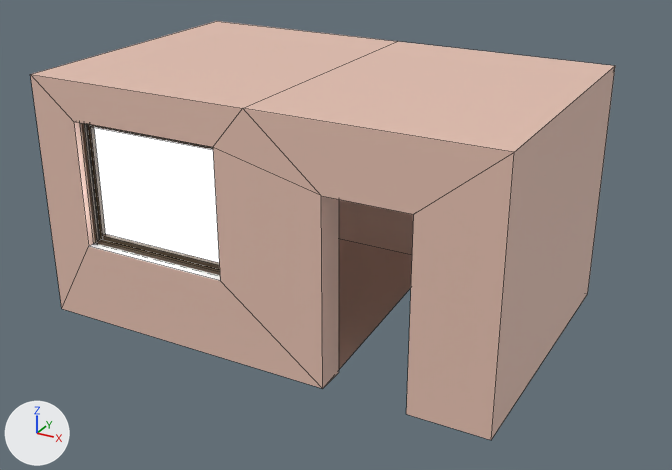
One commit to the FBX model Assets/Assets/Walls/Walls/Building_07_Door.fbx: the scene before it, then after it.
Rendered twice from a 50 mm lens placed at (8.04, -7.45, 5.47), pointed at (3.06, 1.61, 0.94). Arrows for +X, +Y and +Z are at lower left; the lights stay in place. Mesh edges are drawn as thin lines. Where no turn or scale is listed for an object, it has been applied to the vertices.

In view in the first picture: 'Building_07_Door'.
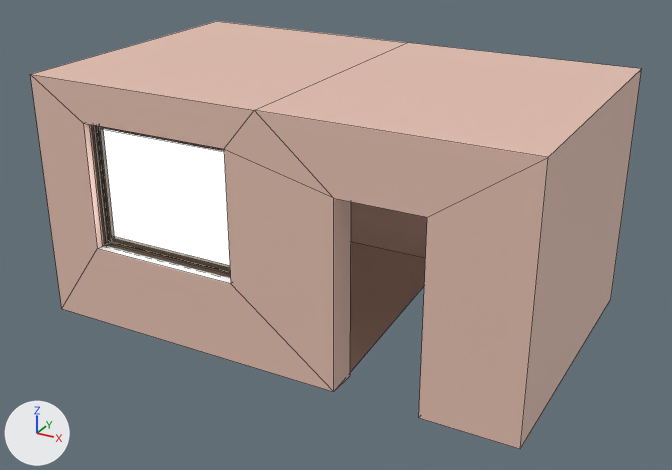
What the commit changed:
me_scene_005 is used by ob_building_07_door; location (0.0, 0.0, 0.0).
me_scene_005 had 440 vertices, 386 faces and spanned x 0.0..5.7, y 0.0..3.6, z -0.1..2.9.
me_scene_005 now has 440 vertices, 386 faces and spans x 0.0..6.0, y 0.0..3.6, z -0.1..2.9.
me_scene_005 part 1: the loose piece of 4 vertices spanning x 0.58..2.49, y 0.22, z 0.86..2.46 is moved by (0.14, 0.0, 0.0).
me_scene_005 part 2: the loose piece of 24 vertices spanning x 0.61..2.47, y 0.17..0.22, z 0.93..2.39 is moved by (0.14, 0.0, 0.0).
me_scene_005 part 3: the loose piece of 24 vertices spanning x 0.57..2.51, y 0.11..0.17, z 0.87..2.45 is moved by (0.14, 0.0, 0.0).
me_scene_005 part 4: 13 of the vertices in x 2.49..4.78, y 0.0..0.36, z -0.1..2.9 are moved by (0.14, 0.0, 0.0).
me_scene_005 part 5: 2 of the vertices in x 0.58, y 0.0..0.2, z 0.89 are moved by (0.14, 0.0, 0.0).
me_scene_005 part 6: 2 of the vertices in x 0.58, y 0.0..0.2, z 2.43 are moved by (0.14, 0.0, 0.0).
me_scene_005 part 7: 2 of the vertices in x 3.55..5.01, y 3.6, z -0.1 are moved by (0.14, 0.0, 0.0).
me_scene_005 part 8: 1 of the vertices in x 2.88, y 3.6, z 2.9 are moved by (0.14, 0.0, 0.0).
me_scene_005 part 9: all 4 vertices in x 5.7, y 0.0..3.6, z -0.1..2.9 are moved by (0.3, 0.0, 0.0).

What differs and where, as boxes (x1, y1, x2, y2) in the pictures (672 x 470 px; the box of a moved part takes in the faces that stretch with it):
'Building_07_Door', reshaped: before (30, 21, 615, 440); after (30, 21, 641, 449)
part 1 of me_scene_005, moved or reshaped: before (94, 127, 219, 262); after (103, 129, 230, 265)
part 2 of me_scene_005, moved or reshaped: before (87, 124, 220, 270); after (97, 126, 230, 272)
part 3 of me_scene_005, moved or reshaped: before (81, 123, 220, 275); after (91, 125, 230, 278)
part 4 of me_scene_005, moved or reshaped: before (213, 108, 339, 388); after (224, 111, 351, 392)
part 5 of me_scene_005, moved or reshaped: before (62, 243, 323, 389); after (62, 246, 333, 392)
part 6 of me_scene_005, moved or reshaped: before (30, 74, 242, 307); after (30, 74, 254, 307)
part 7 of me_scene_005, moved or reshaped: before (339, 239, 412, 369); after (350, 241, 425, 373)
part 8 of me_scene_005, moved or reshaped: before (32, 21, 615, 255); after (32, 21, 641, 258)
part 9 of me_scene_005, moved or reshaped: before (243, 67, 615, 440); after (254, 70, 641, 449)
